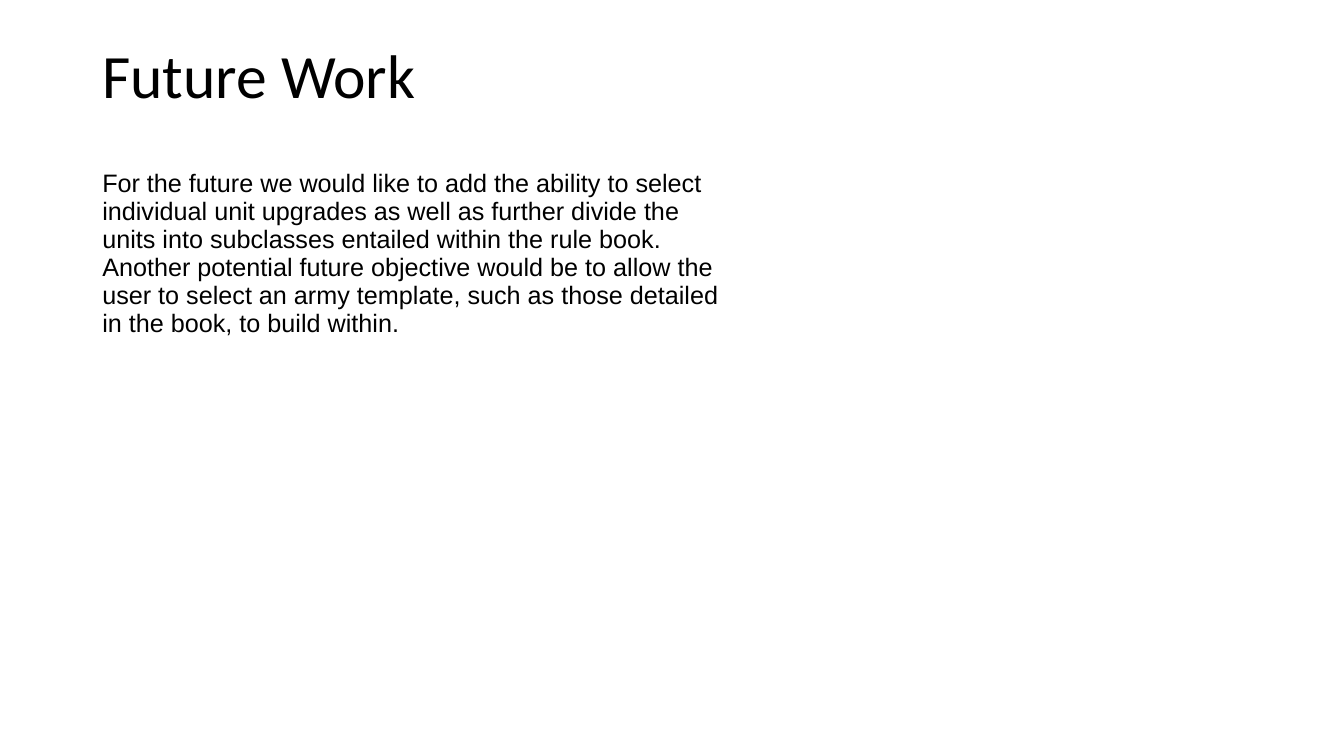
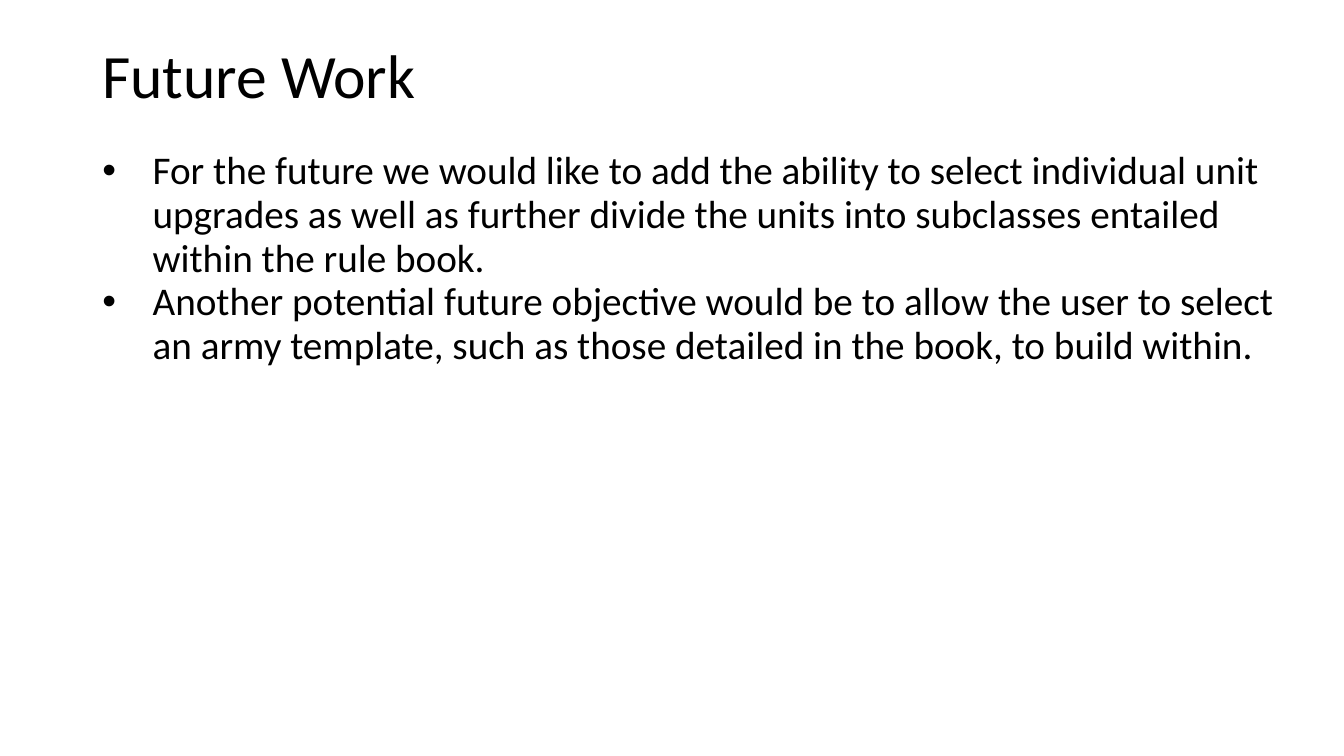
Before and after one commit to Ian1993/352-Semester-Group-Project, a slide deck: slide 6 of project presentation.ppt. Drawn at 1344x756 pixels with LibreOffice and Linux fonts; fonts in the diff are those of the drawing. Boxes give left, top, right and bottom in pixels: in the first picture for what was removed or moved away, otherwise in the second. Text is boxed around its words. In the diff, an @@ line names an element or a change of style, - is before the commit and + after.

Commit message:
powerpoint update

```diff
--- a/project presentation.ppt
+++ b/project presentation.ppt
@@ text at bbox=[153, 156, 1273, 366]: text changed; size 18 to 28 pt; font Arial to Calibri @@
-For the future we would like to add the ability to select individual unit upgrades as well as further divide the units into subclasses entailed within the rule book. Another potential future objective would be to allow the user to select an army template, such as those detailed in the book, to build within.
+• For the future we would like to add the ability to select individual unit upgrades as well as further divide the units into subclasses entailed within the rule book.
+• Another potential future objective would be to allow the user to select an army template, such as those detailed in the book, to build within.
```
